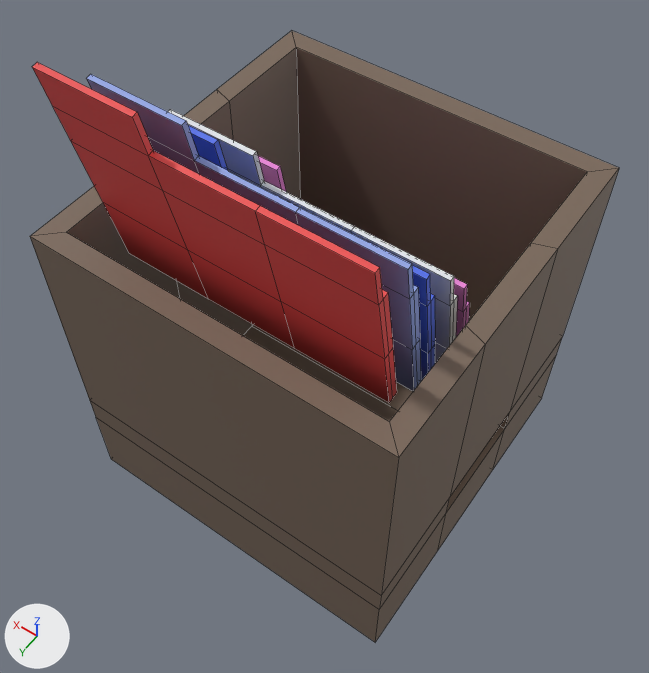
An edit to the FBX model public/folder/folder.fbx, drawn before and after from the same camera.
Camera for both pictures: a camera (50 mm lens) standing at (-1.78, 2.58, 4.95) and looking at (-0.11, 0.24, 1.27). Every picture has the same lights, and +X, +Y and +Z are marked at lower left. Mesh edges are drawn as thin lines. Where no turn or scale is listed for an object, it has been applied to the vertices.
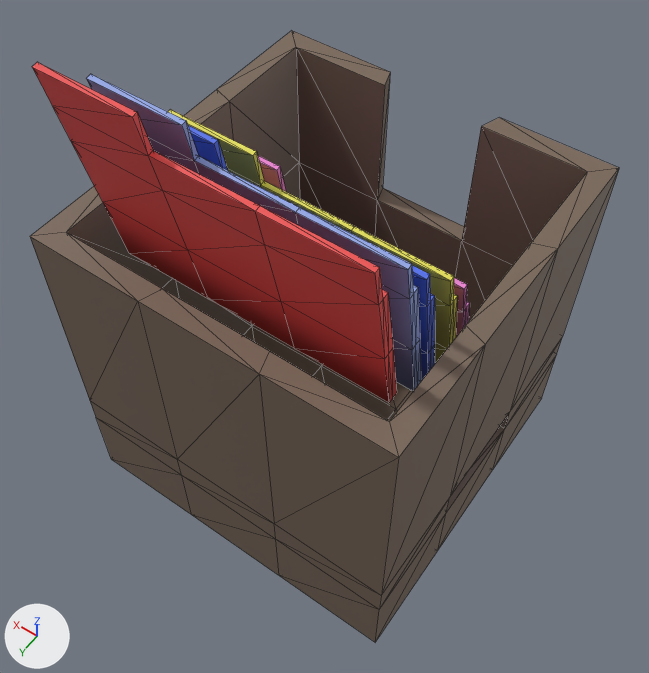
The change in detail:
Material 'yellow' (mat_yellow) is new.
Its base color is (0.8, 0.735, 0.0799) (yellow #e7df50).
me_cube_001 is used by ob_cube; location (0.0, 0.0, 0.0).
me_cube_001 had 56 vertices, 54 faces and spanned x -1.0..1.0, y -1.0..1.0, z -0.02..1.98.
me_cube_001 now has 102 vertices, 198 faces and spans x -1.0..1.0, y -1.0..1.0, z -0.02..1.98.
me_cube_001 part 1: 46 vertices added at x -0.88..0.88, y -1.0..1.0, z -0.02..1.98.
me_plane_003 is used by ob_plane_003; location (-0.019, 0.19, 1.749).
me_plane_003 had 46 vertices, 44 faces and spanned x -0.749..0.749, y -0.181..0.104, z -0.587..0.606.
me_plane_003 now has 46 vertices, 88 faces and spans x -0.749..0.749, y -0.181..0.104, z -0.587..0.606.
Part 2, on me_plane_003:
44 faces are deleted.
88 new faces join them.
me_plane_003 now uses material mat_yellow (yellow #e7df50).

Where the change shows, as pixel boxes (x1, y1, x2, y2) in the pictures (649 x 673 px):
part 1 of me_cube_001, added
    after: (30, 31, 618, 642)
part 2 of me_plane_003, built on
    both: (168, 109, 457, 363)
